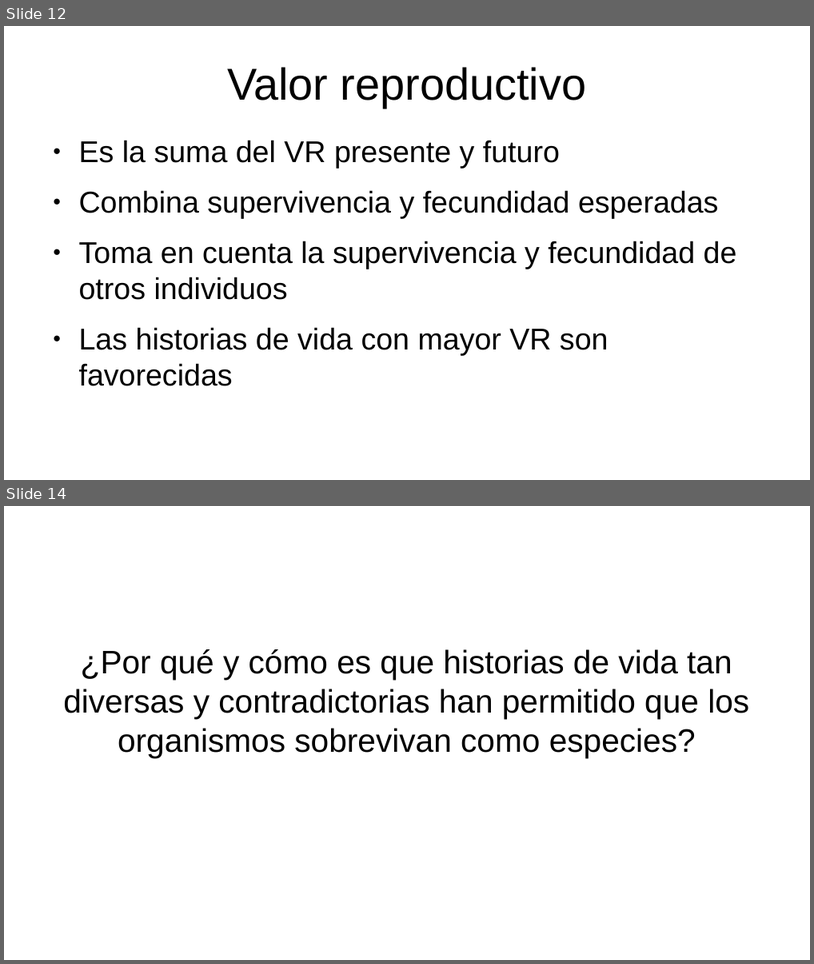
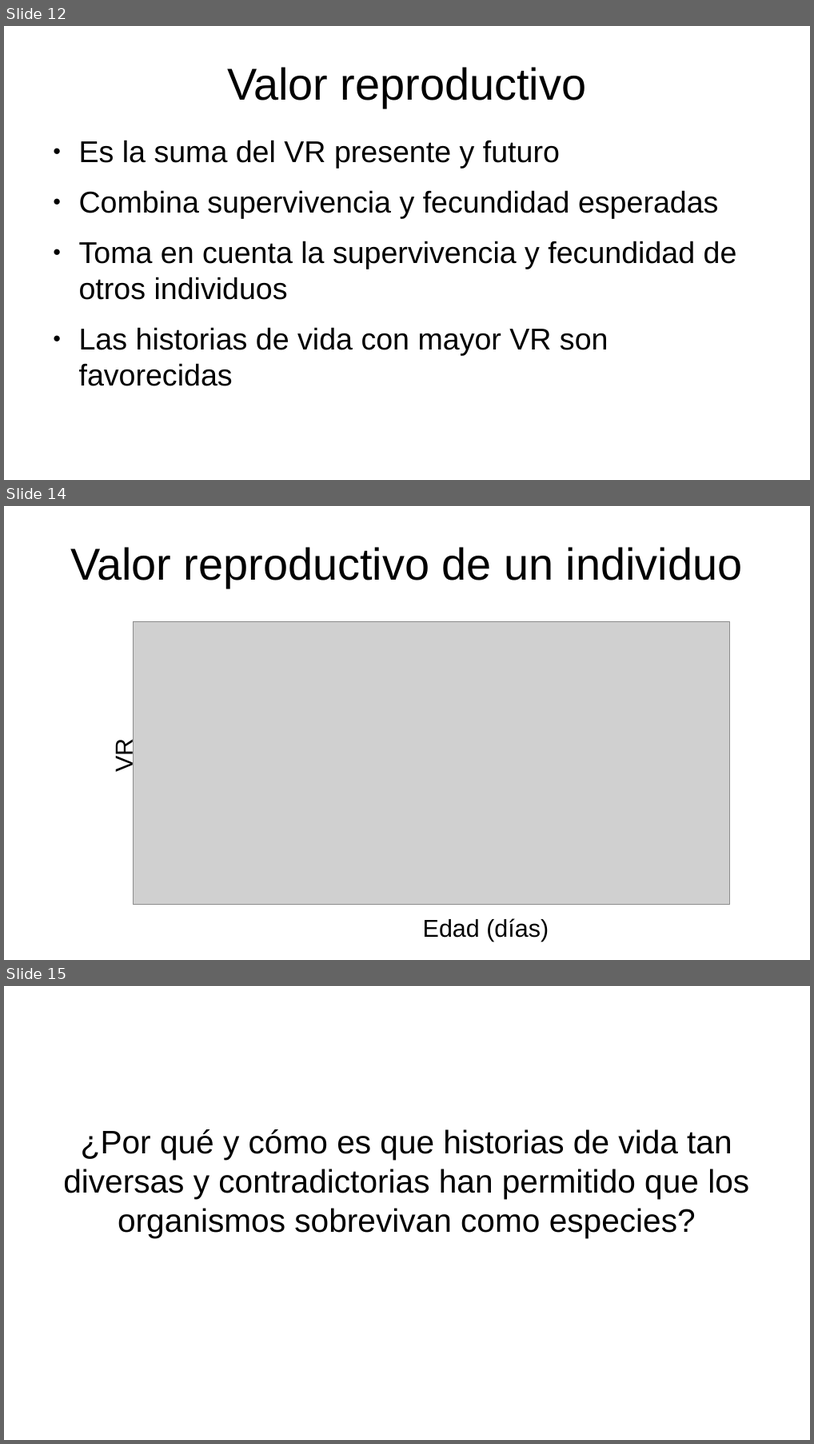
Before and after one commit to gerardommc/Ecologia-poblaciones, a slide deck: Unidad-3/Componentes-historia.odp. Shown one above the other, each under a label of ours: slides 12 and 14 before the commit, slides 12, 14 and 15 after it; the slides between them are not shown. The pictures are 814x964 and 814x1444 pixels, drawn with LibreOffice and Linux fonts; fonts in the diff are those of the drawing; grey boxes stand for pictures. Boxes give left, top, right and bottom in pixels: in the first picture for what was removed or moved away, otherwise in the second. Text is boxed around its words. In the diff, an @@ line names an element or a change of style, - is before the commit and + after.

```diff
--- a/Unidad-3/Componentes-historia.odp
+++ b/Unidad-3/Componentes-historia.odp
@@ slide 14 added at [4,506,810,960], background #FFFFFF @@
@@ title added at [70,547,742,588], 44 pt, text #000000 @@
+Valor reproductivo de un individuo
@@ picture added at [134,621,730,904] @@
@@ text added at [110,742,138,772], 24 pt, text #000000 @@
+VR
@@ text added at [423,918,549,941], 24 pt, text #000000 @@
+Edad (días)
@@ what was slide 14 is now slide 15 @@
```
Also in this commit, not shown: 1 slide changed, 3 other files.
